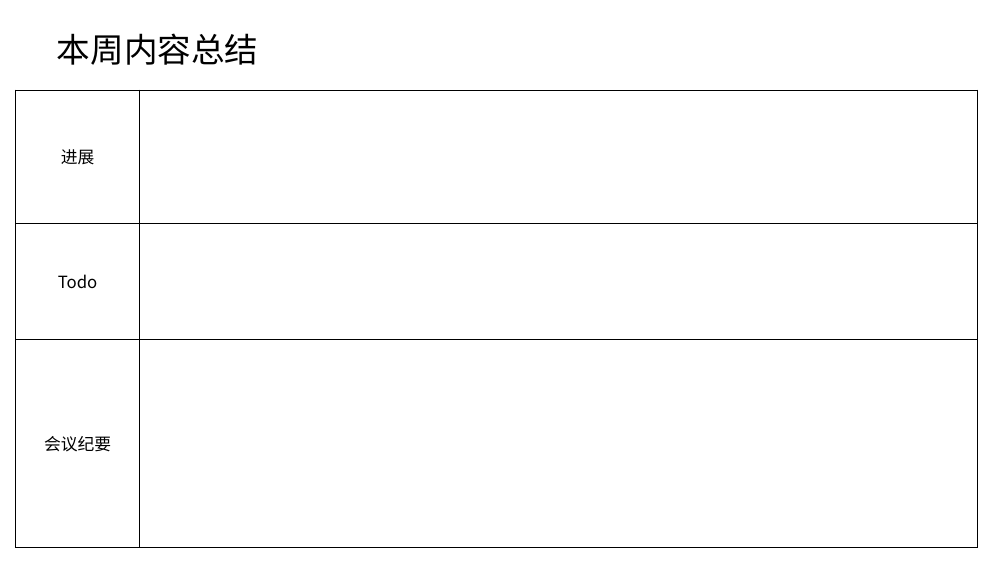
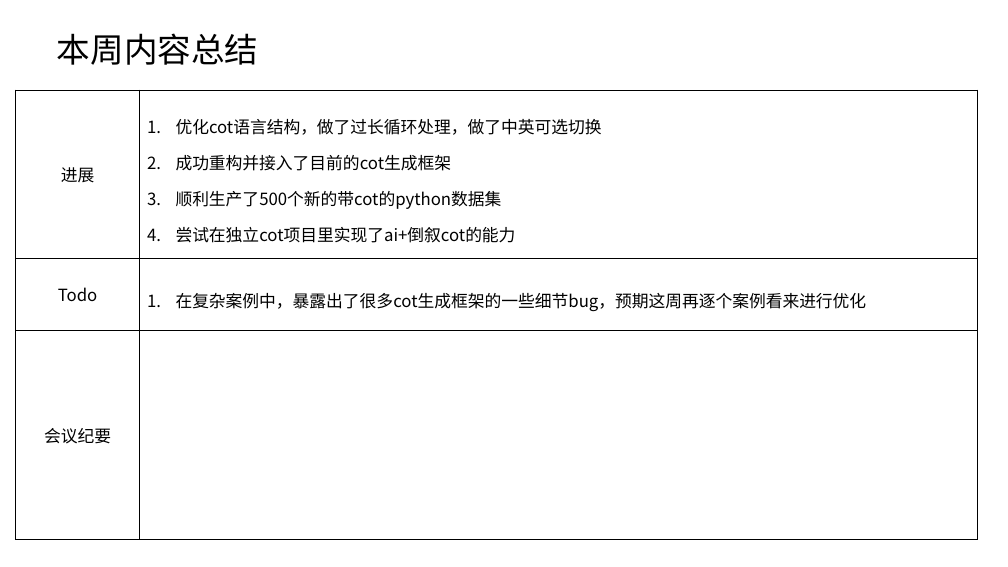
Before and after one commit to caoye04/TreecEva, a slide deck: slide 2 of 组会记录/组会1113.pptx. Drawn at 1008x567 pixels with LibreOffice and Linux fonts; fonts in the diff are those of the drawing. Boxes give left, top, right and bottom in pixels: in the first picture for what was removed or moved away, otherwise in the second. Text is boxed around its words. In the diff, an @@ line names an element or a change of style, - is before the commit and + after.

```diff
--- a/组会记录/组会1113.pptx
+++ b/组会记录/组会1113.pptx
@@ table at (16, 90, 978, 539) @@
-row 1, column 2: 
+row 1, column 2: 优化cot语言结构，做了过长循环处理，做了中英可选切换 / 成功重构并接入了目前的cot生成框架 / 顺利生产了500个新的带cot的python数据集 / 尝试在独立cot项目里实现了ai+倒叙cot的能力
-row 2, column 2: 
+row 2, column 2: 在复杂案例中，暴露出了很多cot生成框架的一些细节bug，预期这周再逐个案例看来进行优化
```
